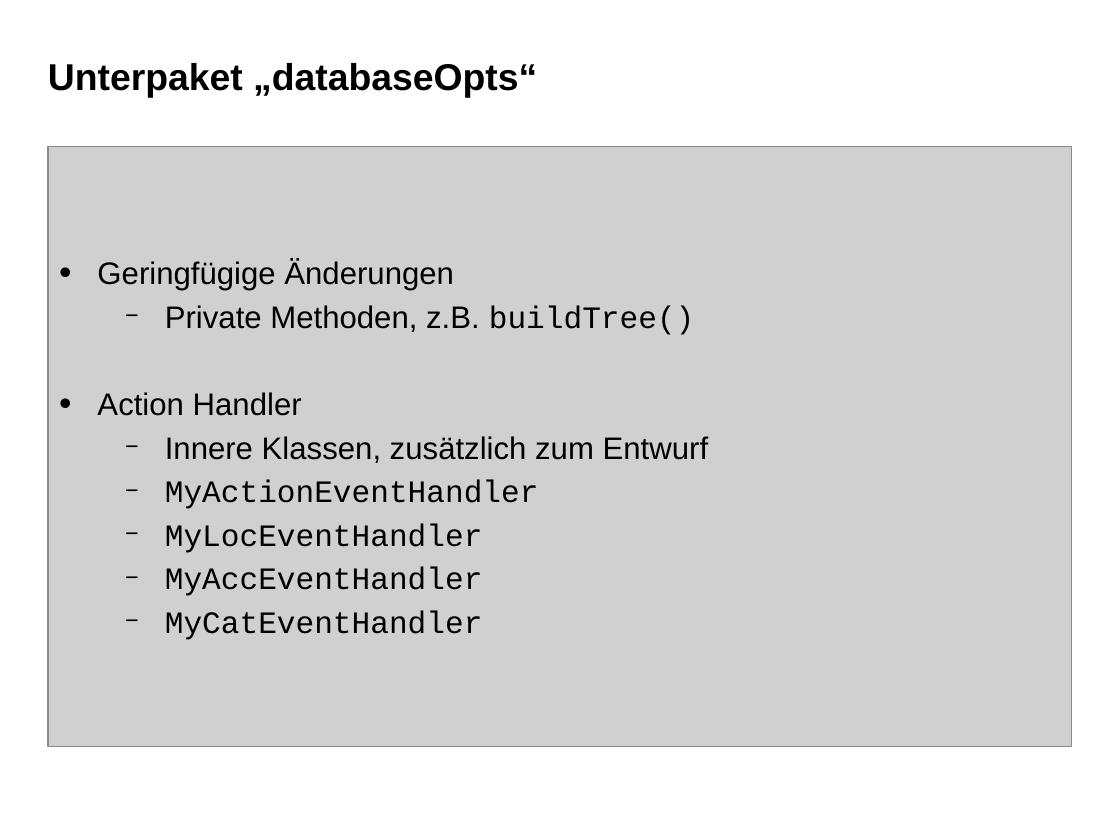
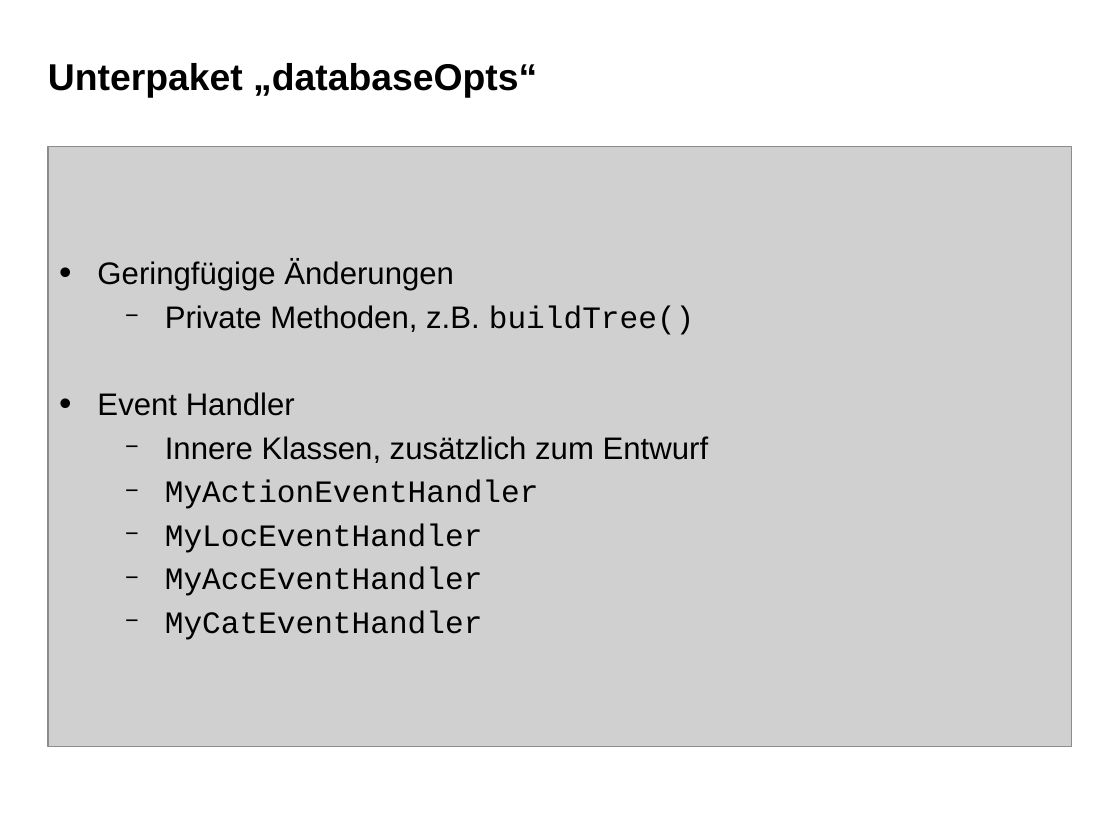
Before and after one commit to jaasmiin/twitterPSE, a slide deck: slide 9 of doc/implementierung/pres/pres.odp. Drawn at 1120x840 pixels with LibreOffice and Linux fonts; fonts in the diff are those of the drawing; grey boxes stand for pictures; background and template pictures are left out. Boxes give left, top, right and bottom in pixels: in the first picture for what was removed or moved away, otherwise in the second. Text is boxed around its words. In the diff, an @@ line names an element or a change of style, - is before the commit and + after.

```diff
--- a/doc/implementierung/pres/pres.odp
+++ b/doc/implementierung/pres/pres.odp
@@ text at (x1=97, y1=392, x2=295, y2=416): text changed @@
-• Action Handler
+• Event Handler
```
Also in this commit, not shown: 1 other file.
